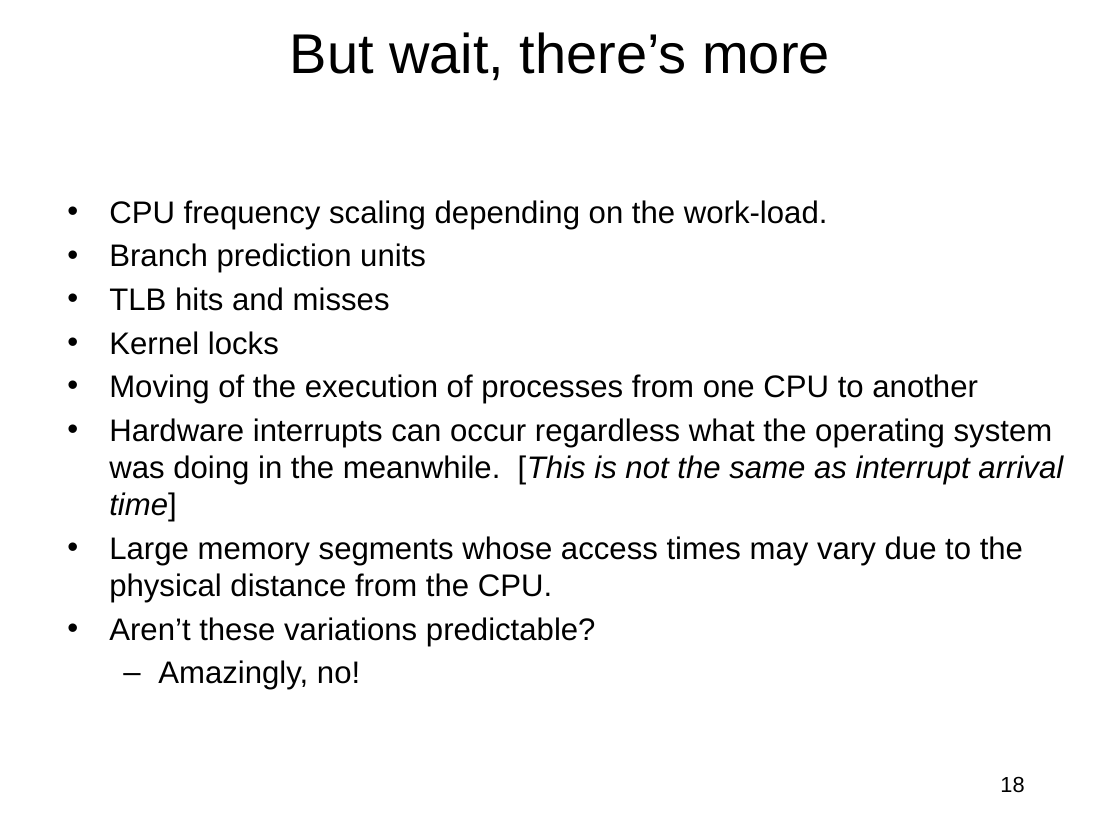
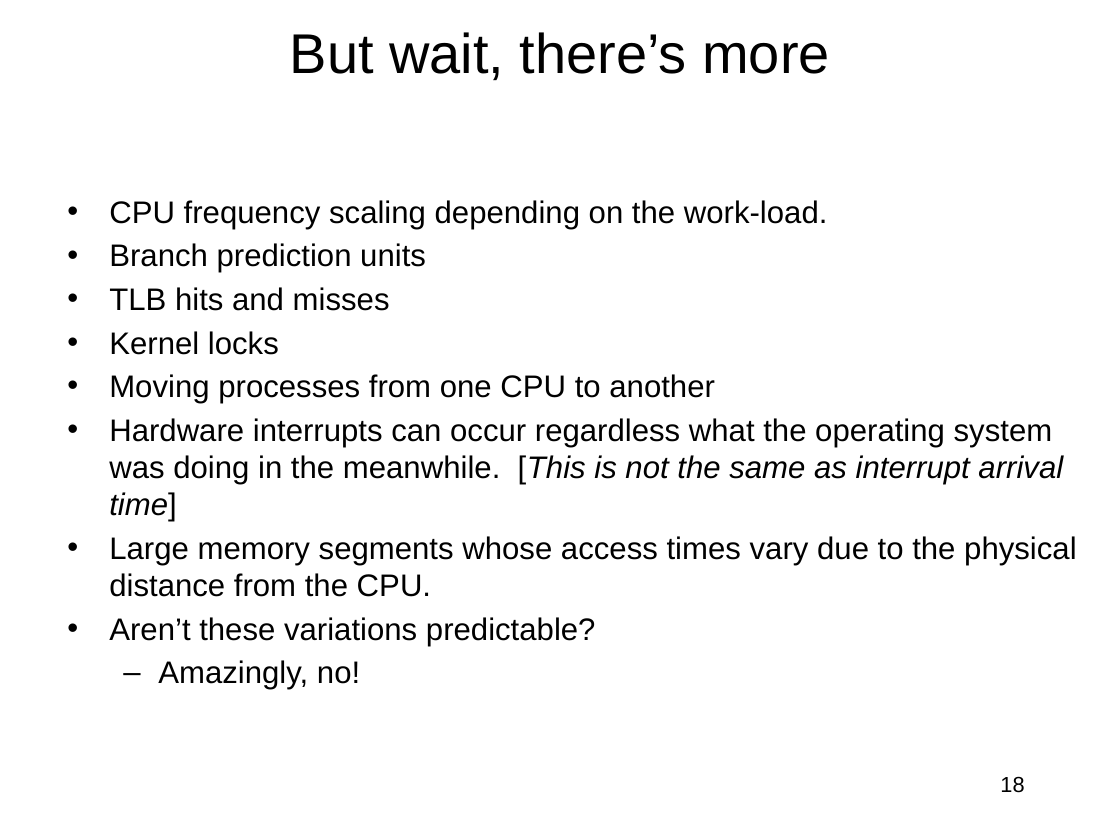
Before and after one commit to jlmucb/class_notes, a slide deck: slide 18 of BerkeleyClass/CS290Spring2013/Lectures/entropy_talk.pptx. Drawn at 1120x840 pixels with LibreOffice and Linux fonts; fonts in the diff are those of the drawing. Boxes give left, top, right and bottom in pixels: in the first picture for what was removed or moved away, otherwise in the second. Text is boxed around its words. In the diff, an @@ line names an element or a change of style, - is before the commit and + after.

Commit message:
spelling.

```diff
--- a/BerkeleyClass/CS290Spring2013/Lectures/entropy_talk.pptx
+++ b/BerkeleyClass/CS290Spring2013/Lectures/entropy_talk.pptx
@@ text at [109, 374, 715, 404]: text changed @@
-• Moving of the execution of processes from one CPU to another
+• Moving processes from one CPU to another
@@ text at [109, 536, 1077, 597]: text changed @@
-• Large memory segments whose access times may vary due to the physical distance from the CPU.
+• Large memory segments whose access times vary due to the physical distance from the CPU.
```
Also in this commit, not shown: 7 other slides changed.
